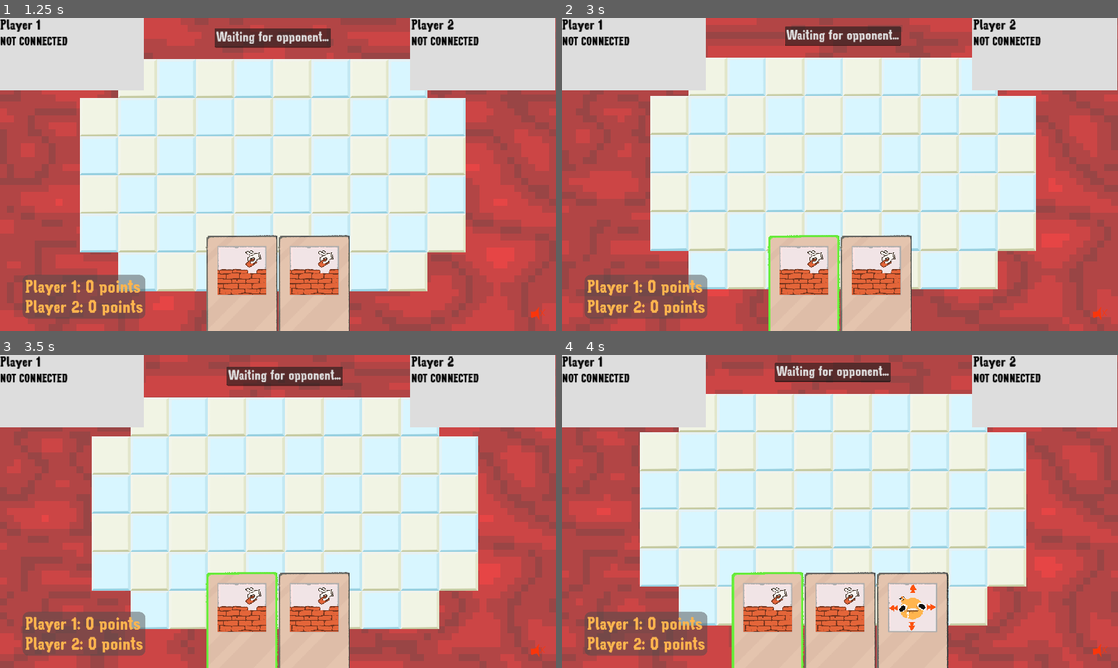
Above: before the commit, frames 1-4 (two rows, left to right).
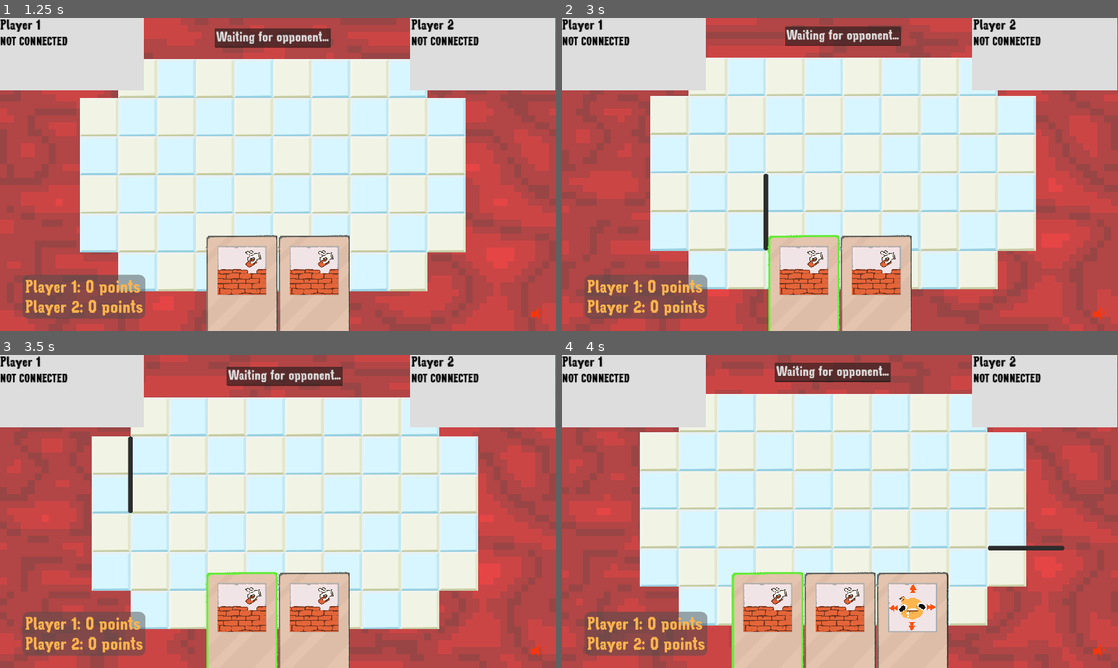
Above: after the commit, the same moments.

Repository: patator62180/GDWL_67
Game: Godot game, scene res://scenes/game/game.tscn
Two runs of this game, one before a commit and one after it. Both use one fixed random seed, a clock stepped at 60 frames per second and the inputs below. This scene is started directly instead of the project's main scene.
Inputs (mouse positions are in pixels of both pictures, inside the frame that each line leads up to):
- Up to frame 1 (1.25 s): tap Enter (ui_accept) at 0.5, 0.77 s; move the mouse to (400, 158) at 0.52 s; hold Right (right) from 0.53 s (still down); right-click (400, 158) at 0.6 s; click (400, 158) at 0.67 s
- Up to frame 2 (3 s): release Right (right) at 1.25 s; drag from (801, 293) to (812, 237) at 1.27 s; move the mouse to (878, 293) at 2.02 s; hold Right (right) 2.03-2.75 s; right-click (878, 293) at 2.1 s; click (878, 293) at 2.17 s; drag from (812, 237) to (673, 127) at 2.77 s
- Up to frame 3 (3.5 s): no input
- Up to frame 4 (4 s): move the mouse to (1006, 558) at 3.52 s; hold Left (left) from 3.53 s (still down); right-click (1006, 558) at 3.6 s; tap Enter (ui_accept) at 3.77 s

Frame 1 is identical in both runs. In frame 2, 0.2% of the frame differs, in the area x 36-38%, y 49-75%; in frame 3, 0.2%; in frame 4, 0.2%, in the area x 76-91%, y 60-63%.
Error in both runs: Invalid access to property or key 'peer_player_joined' on a base object of type 'Nil'. (res://scenes/game/game.gd:39)

Commit message:
move player code in player_controller script

Diff:
--- a/scenes/game/game.gd
+++ b/scenes/game/game.gd
@@ -1,4 +1,6 @@
 extends Node2D
+
+class_name Game
 
 const MAX_PLAYERS_COUNT = 4
 
@@ -9,6 +11,7 @@
 @export var host_spawner: MultiplayerSpawner
 @export var hud : HUD
 @export var shockwave_scene: PackedScene
+@export var player_controller: PlayerController
 @export var camera: Camera2D
 @export var camera_drag = 25
 
@@ -17,13 +20,10 @@
 
 var players = []
 var hosts: Array[Host] = []
-var player_index: int
 var is_game_started: bool
+var is_game_over: bool
 var is_choice_step: bool
-var is_game_over: bool = false
-var selected_player: Player
 var player_index_playing: int = -1
-var selected_card_type: String
 
 var saved_host_pos
 var saved_player_pos
@@ -41,12 +41,8 @@
         for player_character in player_managers.array:
             player_character.played.connect(on_player_played)
 
+    grid.wall_click.connect(on_wall_click)
     host_spawner.spawn_function = spawn_host_client
-
-    grid.cell_click.connect(on_cell_click)
-    grid.wall_click.connect(on_wall_click)
-
-    hud.hand.card_selected.connect(on_card_selected);
 
     if multiplayer and !multiplayer.is_server():
         shockwave = shockwave_scene.instantiate()
@@ -61,8 +57,6 @@
             respawn_host()
 
     get_node("Camera2D").position = get_local_mouse_position()/camera_drag
-
-    turn_indicator()
 
 
 func on_player_played():
@@ -129,71 +123,7 @@
         var current_player_manager = player_managers.array[player_index_playing]
         for player in current_player_manager.player_characters:
             if(host.position == player.position):
-                finish_game.rpc()
-
-
-func set_turn(player_index: int):
-    propagate_turn.rpc(player_index)
-
-    for index in range(MAX_PLAYERS_COUNT):
-        hud.player_cards[index].set_playing(player_index == index)
-
-    player_index_playing = player_index
-
-func is_player_active_turn():
-    return player_index_playing == player_index
-
-func turn_indicator():
-    if is_player_active_turn():
-        get_node("Background/Control/Background").material.set_shader_parameter("tint_color", Color(1,1,1,1))
-        get_node("Background/Control/YourTurn").visible = true
-        get_node("Background/Control/OtherPlayerTurn").visible = false
-    else:
-        get_node("Background/Control/Background").material.set_shader_parameter("tint_color", Color(1,0.3,0.3,1))
-        get_node("Background/Control/YourTurn").visible = false
-        get_node("Background/Control/OtherPlayerTurn").visible = true
-
-
-
-@rpc('authority')
-func propagate_turn(player_index: int):
-    player_index_playing = player_index
-    if is_player_active_turn():
-        hud.hand.draw()
-
-@rpc('authority')
-func finish_game():
-    hud.set_winning_label(is_player_active_turn())
-    get_tree().get_root().get_node("BackgroundMusic/BGMusic").stream_paused = true
-    if is_player_active_turn():
-        get_node("Audio/Victory").play()
-    else: get_node("Audio/Defeat").play()
-
-    # on cache tout
-    is_game_over = true
-    player_managers.visible = false
-    grid.visible = false
-
-@rpc('any_peer')
-func start_game():
-    if multiplayer and multiplayer.is_server():
-        propagate_start_game.rpc()
-        is_game_started = true
-
-        for player_index in range(MAX_PLAYERS_COUNT):
-            if player_index > len(players) - 1:
-                hud.player_cards[player_index].visible = false
-                get_node("HUD/PlayerCards").visible = false
-            else:
-                player_managers.array[player_index].spawn_initial_player(grid)
-
-        spawn_host(Vector2(0, -1))
-        set_turn(0)
-        Immersive.client.starts_playing()
-
-
-func spawn_host(grid_pos: Vector2):
-    host_spawner.spawn(grid.get_screen_pos(grid_pos))
+                player_controller.finish_game.rpc()
 
 func spawn_host_client(position):
     if is_game_over:
@@ -208,22 +138,34 @@
 
         return host
 
-
-@rpc('authority')
-func assign_player(player_index: int):
-    self.player_index = player_index
-    hud.player_cards[player_index].assign()
-
-@rpc('authority')
-func give_start_game_permission():
-    hud.player_cards[player_index].set_start_game_button_enabled(true)
-    hud.player_cards[player_index].start_game_pressed.connect(request_start_game)
-
-@rpc('authority')
-func propagate_start_game():
-    hud.player_cards[player_index].set_start_game_button_enabled(false)
-    get_node("PlayerManagers/PlayerManager0").modulateFaceColor = get_node("HUD/ColorChoicePlayer1/HSlider").value
-    hud.hand.draw_multiple(2)
+func set_turn(player_index: int):
+    player_controller.propagate_turn.rpc(player_index)
+
+    for index in range(MAX_PLAYERS_COUNT):
+        hud.player_cards[index].set_playing(player_index == index)
+
+    player_index_playing = player_index
+
+@rpc('any_peer')
+func start_game():
+    if multiplayer and multiplayer.is_server():
+        player_controller.propagate_start_game.rpc()
+        is_game_started = true
+
+        for player_index in range(MAX_PLAYERS_COUNT):
+            if player_index > len(players) - 1:
+                hud.player_cards[player_index].visible = false
+                get_node("HUD/PlayerCards").visible = false
+            else:
+                player_managers.array[player_index].spawn_initial_player(grid)
+
+        spawn_host(Vector2(0, -1))
+        set_turn(0)
+        Immersive.client.starts_playing()
+
+
+func spawn_host(grid_pos: Vector2):
+    host_spawner.spawn(grid.get_screen_pos(grid_pos))
 
 func request_start_game():
     start_game.rpc_id(1)
@@ -232,38 +174,16 @@
     var player_index = len(players)
 
     players.append(id)
-    assign_player.rpc_id(id, player_index)
+    player_controller.assign_player.rpc_id(id, player_index)
     hud.player_cards[player_index].set_connected()
 
     if player_index == 1:
-        give_start_game_permission.rpc_id(players[0])
+        player_controller.give_start_game_permission.rpc_id(players[0])
 
 func move_player(player_index: int, action: String):
     if multiplayer and multiplayer.is_server():
         player_managers.array[player_index].process_action(action)
 
-func on_cell_click(grid_pos: Vector2):
-    if multiplayer and not multiplayer.is_server() and is_player_active_turn():
-        if(selected_card_type != "Movement"):
-            return
-        var player_manager = player_managers.array[player_index]
-        var found_player = player_manager.get_character_at_position(grid_pos, grid)
-
-        if found_player != null:
-            selected_player = found_player
-            grid.show_possible_selection(grid_pos, player_managers)
-            return
-        elif selected_player != null:
-            if selected_player.can_move_to(grid_pos, grid, player_managers):
-                selected_player.move_to.rpc_id(1, grid.get_screen_pos(grid_pos))
-                hud.hand.consume_selected_card()
-
-            selected_player = null
-            grid.clear_possible_selections()
-            return
-        else:
-            selected_player = null
-            grid.clear_possible_selections()
 
 func on_wall_click(grid_pos: Vector2, tile_index: int):
     if multiplayer and not multiplayer.is_server():
@@ -312,7 +232,7 @@
     return null
 
 func _on_score_card_score_atteint():
-    finish_game.rpc()
+    player_controller.finish_game.rpc()
     Immersive.client.end_game()
 
 @rpc('authority')
@@ -328,10 +248,3 @@
 
     shockwave.play_shockwave_anim(screen_ratio)
     get_node("Audio/Shockwave").play()
-
-
-func on_card_selected(cardType : String):
-    var rng = RandomNumberGenerator.new()
-    get_node("Audio/CardSelection").pitch_scale = rng.randf_range(0.70,1.30)
-    get_node("Audio/CardSelection").play()
-    selected_card_type = cardType
--- a/scenes/game/game.tscn
+++ b/scenes/game/game.tscn
@@ -1,10 +1,11 @@
-[gd_scene load_steps=14 format=3 uid="uid://dswfe7yyh4daq"]
+[gd_scene load_steps=15 format=3 uid="uid://dswfe7yyh4daq"]
 
 [ext_resource type="Script" path="res://scenes/game/game.gd" id="1_jy7t4"]
 [ext_resource type="PackedScene" uid="uid://5cbujpr3l37j" path="res://scenes/simulation/shockwave.tscn" id="3_ouo1f"]
 [ext_resource type="PackedScene" uid="uid://b81kmauxqg4ws" path="res://scenes/background/background.tscn" id="3_qtcvc"]
 [ext_resource type="Script" path="res://scenes/game/hazard_mananger.gd" id="3_vmlt8"]
 [ext_resource type="PackedScene" uid="uid://biqj0t60x1dv0" path="res://scenes/HUD/hud.tscn" id="4_df5lj"]
+[ext_resource type="Script" path="res://scenes/game/player_controller.gd" id="5_c6l1t"]
 [ext_resource type="Theme" uid="uid://bnf832jc7xfl4" path="res://scenes/background/theme_principal.tres" id="5_j0bn7"]
 [ext_resource type="PackedScene" uid="uid://de6fuev88g57f" path="res://scenes/grid/grid.tscn" id="6_ybaom"]
 [ext_resource type="AudioStream" uid="uid://fmbwgsnigl5y" path="res://sfx/victory.mp3" id="8_2tbbm"]
@@ -14,7 +15,7 @@
 [ext_resource type="AudioStream" uid="uid://b3htu031n8oek" path="res://sfx/card_select.mp3" id="11_xco32"]
 [ext_resource type="AudioStream" uid="uid://mdgr2oybyu2j" path="res://sfx/shockwave.mp3" id="12_xl8hs"]
 
-[node name="Game" type="Node2D" node_paths=PackedStringArray("host_root", "player_managers", "grid", "host_spawner", "hud", "camera")]
+[node name="Game" type="Node2D" node_paths=PackedStringArray("host_root", "player_managers", "grid", "host_spawner", "hud", "player_controller", "camera")]
 script = ExtResource("1_jy7t4")
 host_scene = ExtResource("8_va0h3")
 host_root = NodePath("Hosts")
@@ -23,7 +24,23 @@
 host_spawner = NodePath("HostSpawner")
 hud = NodePath("HUD")
 shockwave_scene = ExtResource("3_ouo1f")
+player_controller = NodePath("PlayerController")
 camera = NodePath("Camera2D")
+
+[node name="PlayerController" type="Node2D" parent="." node_paths=PackedStringArray("hud", "game", "player_managers", "grid", "background", "your_turn", "other_player_turn", "defeat_sound", "victory_sound", "card_selection_sound", "horizontal_slider")]
+script = ExtResource("5_c6l1t")
+hud = NodePath("../HUD")
+game = NodePath("..")
+player_managers = NodePath("../PlayerManagers")
+grid = NodePath("../Grid")
+host_scene = ExtResource("8_va0h3")
+background = NodePath("../Background/Control/Background")
+your_turn = NodePath("../Background/Control/YourTurn")
+other_player_turn = NodePath("../Background/Control/OtherPlayerTurn")
+defeat_sound = NodePath("../Audio/Defeat")
+victory_sound = NodePath("../Audio/Victory")
+card_selection_sound = NodePath("../Audio/CardSelection")
+horizontal_slider = NodePath("../HUD/ColorChoicePlayer1/HSlider")
 
 [node name="HUD" parent="." node_paths=PackedStringArray("PlayerManagers") instance=ExtResource("4_df5lj")]
 PlayerManagers = NodePath("../PlayerManagers")
--- /dev/null
+++ b/scenes/game/player_controller.gd
@@ -0,0 +1,108 @@
+extends Node2D
+
+class_name PlayerController
+
+@export var hud : HUD
+@export var game : Game
+@export var player_managers: PlayerManagers
+@export var grid: Grid
+@export var host_scene: PackedScene
+@export var background: Sprite2D
+@export var your_turn: TextEdit
+@export var other_player_turn: TextEdit
+@export var defeat_sound: AudioStreamPlayer
+@export var victory_sound: AudioStreamPlayer
+@export var card_selection_sound: AudioStreamPlayer
+@export var horizontal_slider: HSlider
+
+var player_index: int
+var player_index_playing: int = -1
+var is_game_over: bool = false
+var selected_player: Player
+
+
+@rpc('authority')
+func give_start_game_permission():
+    hud.player_cards[player_index].set_start_game_button_enabled(true)
+    hud.player_cards[player_index].start_game_pressed.connect(game.request_start_game)
+
+@rpc('authority')
+func propagate_start_game():
+    hud.player_cards[player_index].set_start_game_button_enabled(false)
+    player_managers.array[0].modulateFaceColor = horizontal_slider.value
+    hud.hand.draw_multiple(2)
+
+@rpc('authority')
+func propagate_turn(player_index: int):
+    player_index_playing = player_index
+    if is_player_active_turn():
+        hud.hand.draw()
+
+@rpc('authority')
+func finish_game():
+    hud.set_winning_label(is_player_active_turn())
+    get_tree().get_root().get_node("BackgroundMusic/BGMusic").stream_paused = true
+    if is_player_active_turn():
+        victory_sound.play()
+    else:
+        defeat_sound.play()
+
+    # on cache tout
+    is_game_over = true
+    player_managers.visible = false
+    grid.visible = false
+
+@rpc('authority')
+func assign_player(player_index: int):
+    self.player_index = player_index
+    hud.player_cards[player_index].assign()
+
+func is_player_active_turn():
+    return player_index_playing == player_index
+
+
+func turn_indicator():
+    if is_player_active_turn():
+        background.material.set_shader_parameter("tint_color", Color(1,1,1,1))
+        your_turn.visible = true
+        other_player_turn.visible = false
+    else:
+        background.material.set_shader_parameter("tint_color", Color(1,0.3,0.3,1))
+        your_turn.visible = false
+        other_player_turn.visible = true
+
+func on_cell_click(grid_pos: Vector2):
+    if multiplayer and not multiplayer.is_server() and is_player_active_turn():
+        if(grid.selected_card_type != "Movement"):
+            return
+        var player_manager = player_managers.array[player_index]
+        var found_player = player_manager.get_character_at_position(grid_pos, grid)
+
+        if found_player != null:
+            selected_player = found_player
+            grid.show_possible_selection(grid_pos, player_managers)
+            return
+        elif selected_player != null:
+            if selected_player.can_move_to(grid_pos, grid, player_managers):
+                selected_player.move_to.rpc_id(1, grid.get_screen_pos(grid_pos))
+                hud.hand.consume_selected_card()
+
+            selected_player = null
+            grid.clear_possible_selections()
+            return
+        else:
+            selected_player = null
+            grid.clear_possible_selections()
+
+func on_card_selected(cardType : String):
+    var rng = RandomNumberGenerator.new()
+    card_selection_sound.pitch_scale = rng.randf_range(0.70,1.30)
+    card_selection_sound.play()
+    grid.selected_card_type = cardType
+
+func _ready():
+    grid.cell_click.connect(on_cell_click)
+    hud.hand.card_selected.connect(on_card_selected);
+
+func _process(delta):
+    turn_indicator()
--- a/scenes/grid/grid.gd
+++ b/scenes/grid/grid.gd
@@ -12,6 +12,7 @@
 
 var grid_size
 
+var selected_card_type
 var selected_wall_tile = null
 var current_wall_index = 0
 
@@ -123,7 +124,7 @@
     return false
 
 func check_wall_input_pressed():
-    if get_parent().selected_card_type == "Wall":
+    if selected_card_type == "Wall":
         var mouse_pos = get_local_mouse_position()
         var grid_pos_offset = get_grid_pos(mouse_pos - Vector2.ONE * grid_size / 2)
 
@@ -138,7 +139,7 @@
             selection_wall_tile_map.set_cell(0, selected_wall_tile, current_wall_index, Vector2.ZERO)
 
 func check_wall_input_released():
-    if get_parent().selected_card_type != "Wall":
+    if selected_card_type != "Wall":
         selection_wall_tile_map.clear()
         selected_wall_tile = null
 
